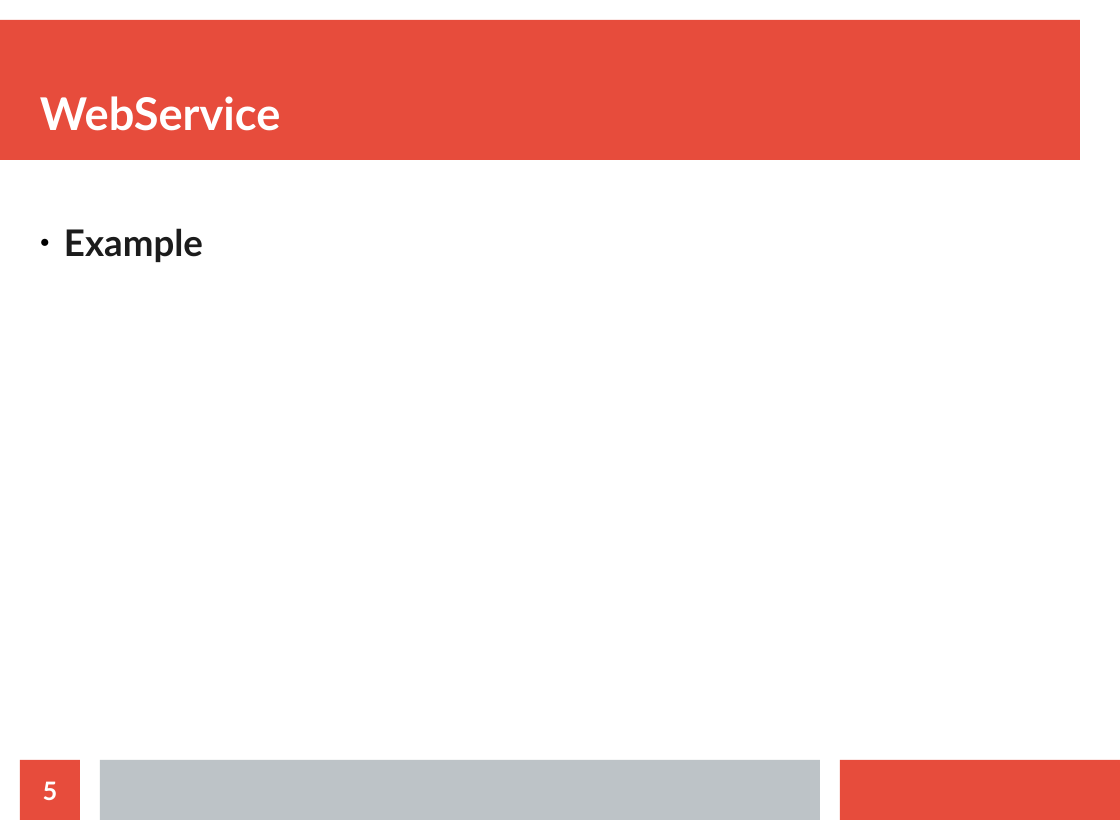
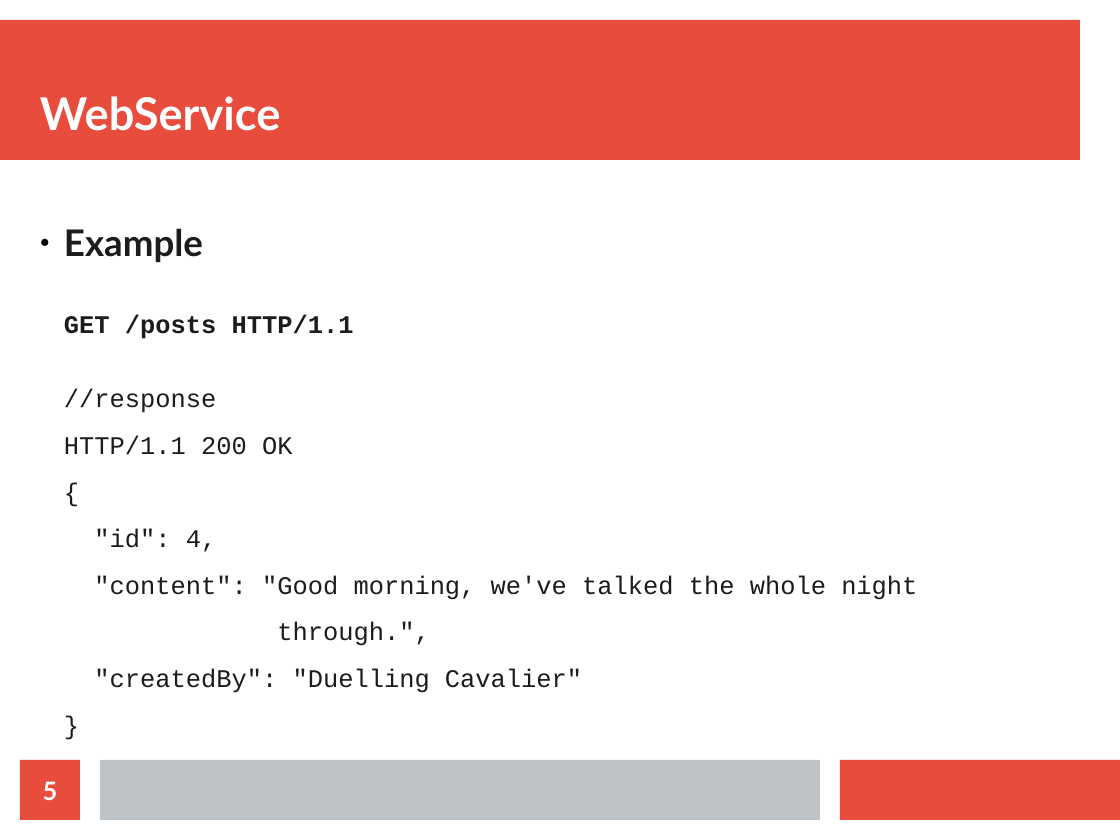
Before and after one commit to maxotta/pia-labs, a slide deck: slide 5 of lectures/ws_wsockets/ws_wsockets.odp. Drawn at 1120x840 pixels with LibreOffice and Linux fonts; fonts in the diff are those of the drawing. Boxes give left, top, right and bottom in pixels: in the first picture for what was removed or moved away, otherwise in the second. Text is boxed around its words. In the diff, an @@ line names an element or a change of style, - is before the commit and + after.

```diff
--- a/lectures/ws_wsockets/ws_wsockets.odp
+++ b/lectures/ws_wsockets/ws_wsockets.odp
@@ text at (64, 228, 917, 693): text changed; size 26 to 18 pt; font Lato to Courier New; bold off @@
-● Example
+● Example
+  GET /posts HTTP/1.1
+  //response
+HTTP/1.1 200 OK
+{
+"id": 4,
+"content": "Good morning, we've talked the whole night
+through.",
+"createdBy": "Duelling Cavalier"
+}
```
Also in this commit, not shown: 2 other slides changed, 1 other file.
